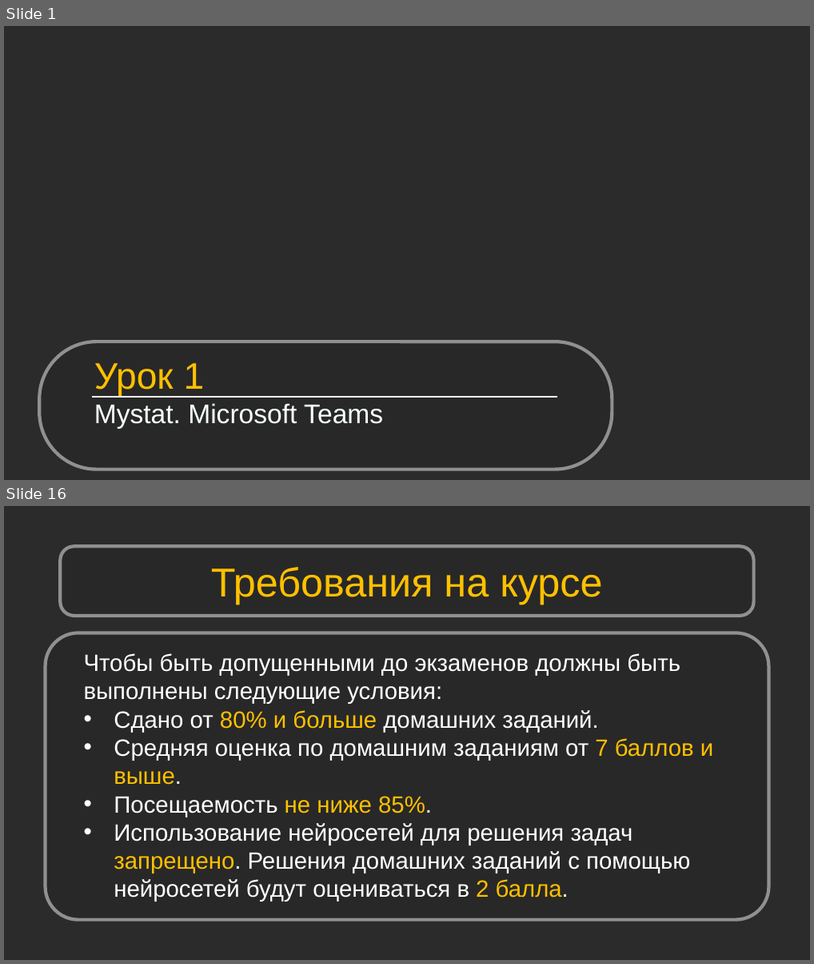
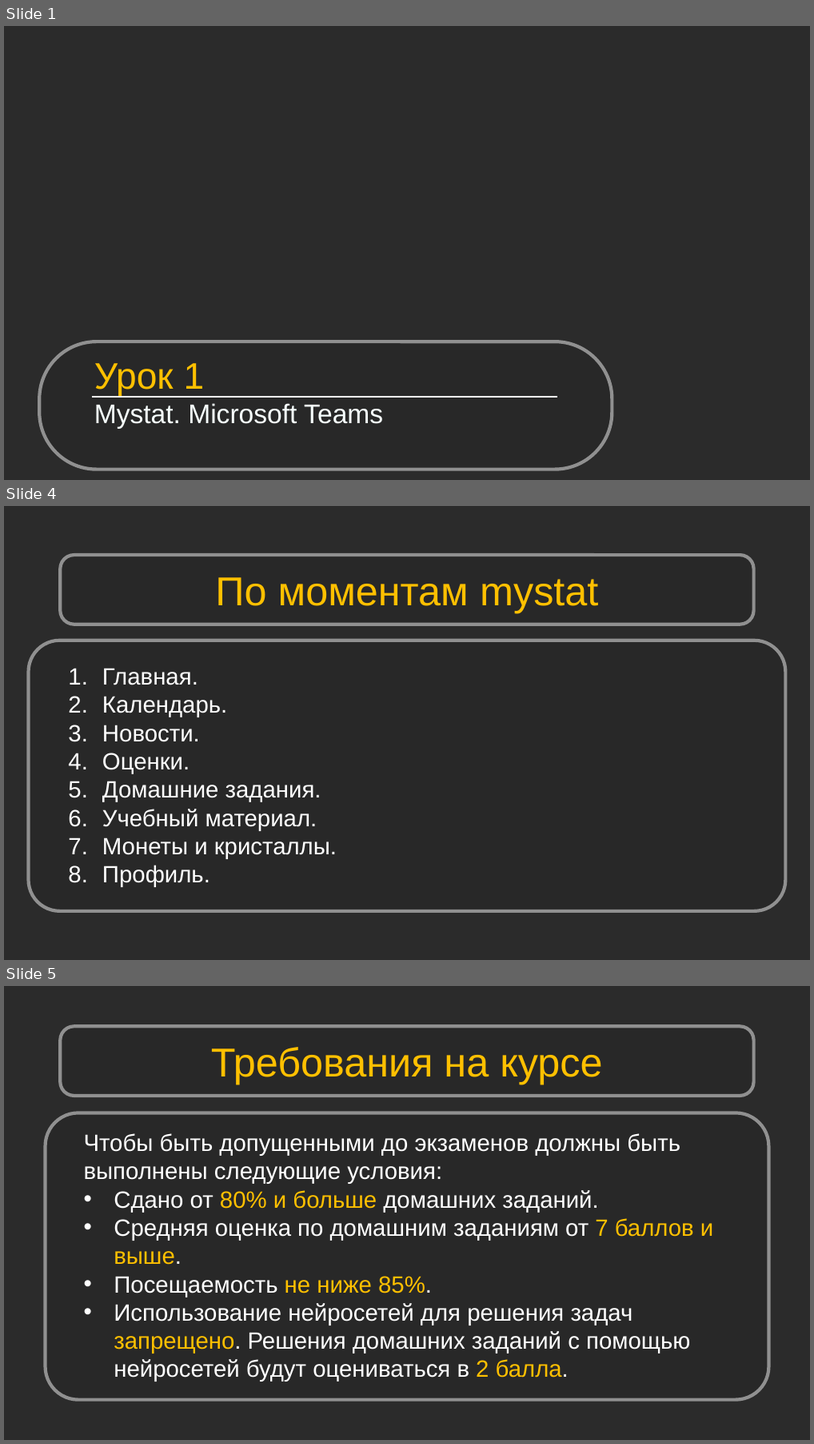
Before and after one commit to Shikonohito/Python_Bootcamp, a slide deck: Урок 01. Mystat. Microsoft Teams/Урок 1. Mystat. Microsoft Teams.pptx. Shown one above the other, each under a label of ours: slides 1 and 16 before the commit, slides 1, 4 and 5 after it; the slides between them are not shown. The pictures are 814x964 and 814x1444 pixels, drawn with LibreOffice and Linux fonts; fonts in the diff are those of the drawing; background and template pictures are left out; a plain dark background stands for a picture behind light text. Boxes give left, top, right and bottom in pixels: in the first picture for what was removed or moved away, otherwise in the second. Text is boxed around its words. In the diff, an @@ line names an element or a change of style, - is before the commit and + after.

```diff
--- a/Урок 01. Mystat. Microsoft Teams/Урок 1. Mystat. Microsoft Teams.pptx
+++ b/Урок 01. Mystat. Microsoft Teams/Урок 1. Mystat. Microsoft Teams.pptx
@@ slide 4 added at <box>4,506,810,960</box>, background picture (left out) @@
@@ rounded rectangle added at <box>60,555,754,624</box>, fill #262626 at 50% opacity, outline #909090 4 pt @@
@@ text added at <box>215,577,598,613</box>, 48 pt, text #FFC000 @@
+По моментам mystat
@@ rounded rectangle added at <box>28,640,786,911</box>, fill #262626 at 50% opacity, outline #909090 4 pt @@
@@ text added at <box>102,668,337,887</box>, 28 pt, text #FFFFFF @@
+1. Главная.
+2. Календарь.
+3. Новости.
+4. Оценки.
+5. Домашние задания.
+6. Учебный материал.
+7. Монеты и кристаллы.
+8. Профиль.
@@ what was slide 16 is now slide 5 @@
```
Also in this commit, not shown: 1 other slide added, 13 slides removed, 1 other file.
